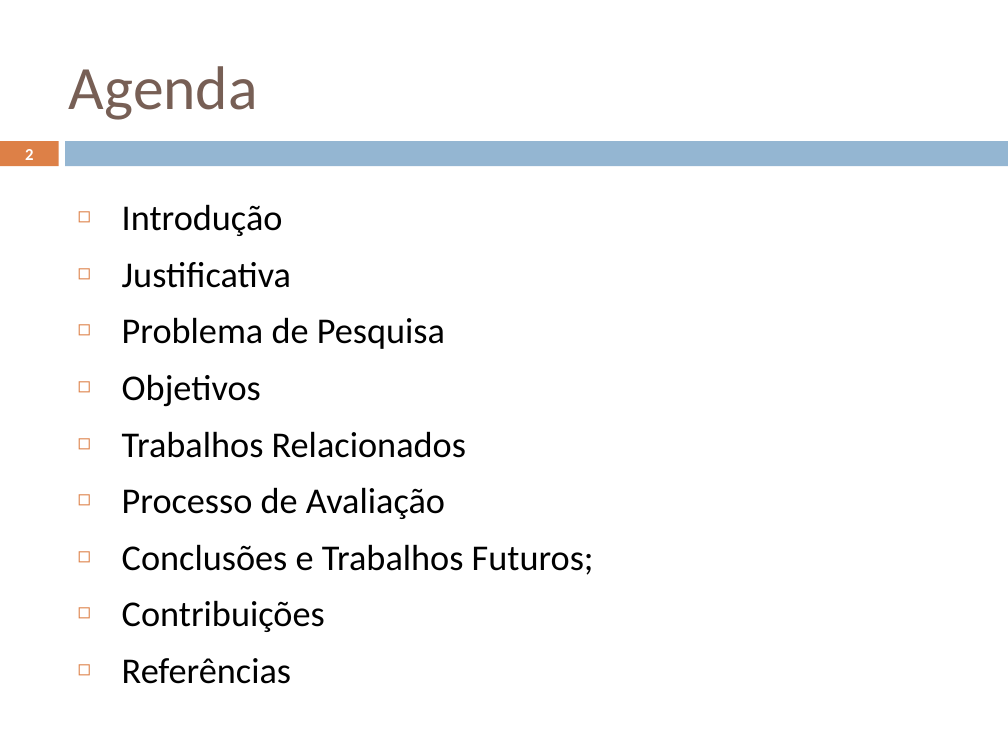
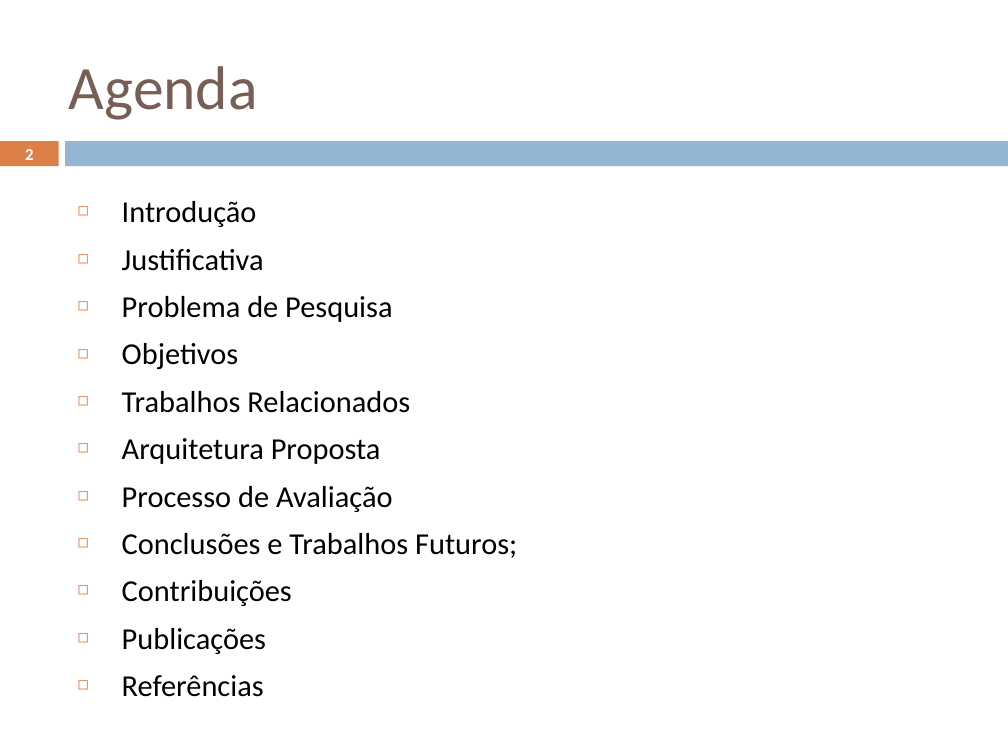
Before and after one commit to geoleite/Mestrado, a slide deck: slide 2 of Apresentacao/ApresentaçãoV1.pptx. Drawn at 1008x756 pixels with LibreOffice and Linux fonts; fonts in the diff are those of the drawing. Boxes give left, top, right and bottom in pixels: in the first picture for what was removed or moved away, otherwise in the second. Text is boxed around its words. In the diff, an @@ line names an element or a change of style, - is before the commit and + after.

```diff
--- a/Apresentacao/ApresentaçãoV1.pptx
+++ b/Apresentacao/ApresentaçãoV1.pptx
@@ text at bbox=[122, 201, 517, 697]: size 25.9 to 21.7 pt in "Introdução", "Justificativa", "Problema de Pesquisa", "Objetivos" and 5 more places @@
@@ text at bbox=[122, 438, 381, 464]: paragraph added @@
+◻ Arquitetura Proposta
@@ text at bbox=[122, 628, 266, 654]: paragraph added @@
+◻ Publicações
```
Also in this commit, not shown: 8 other slides changed, 4 slides added, 1 slide removed, 18 other files.
